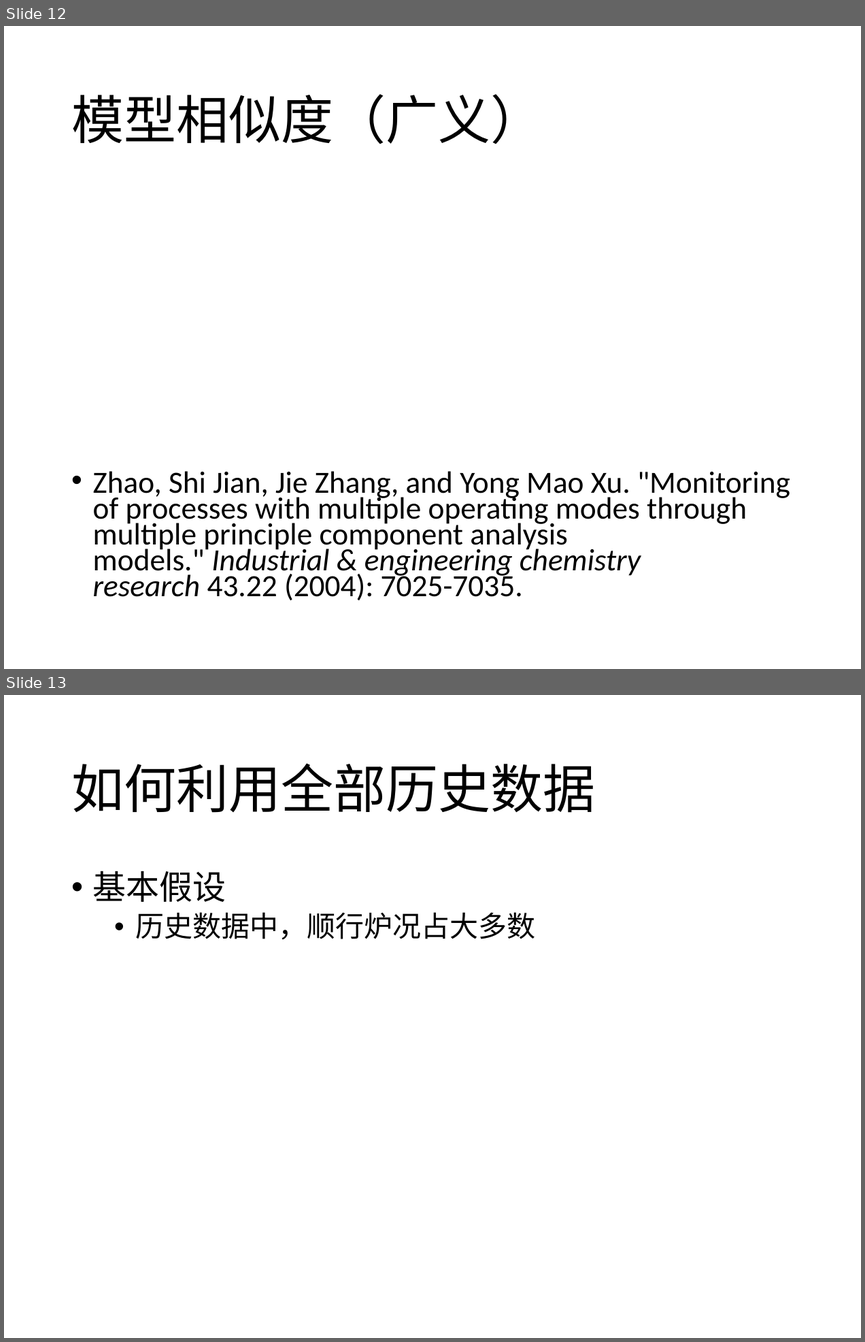
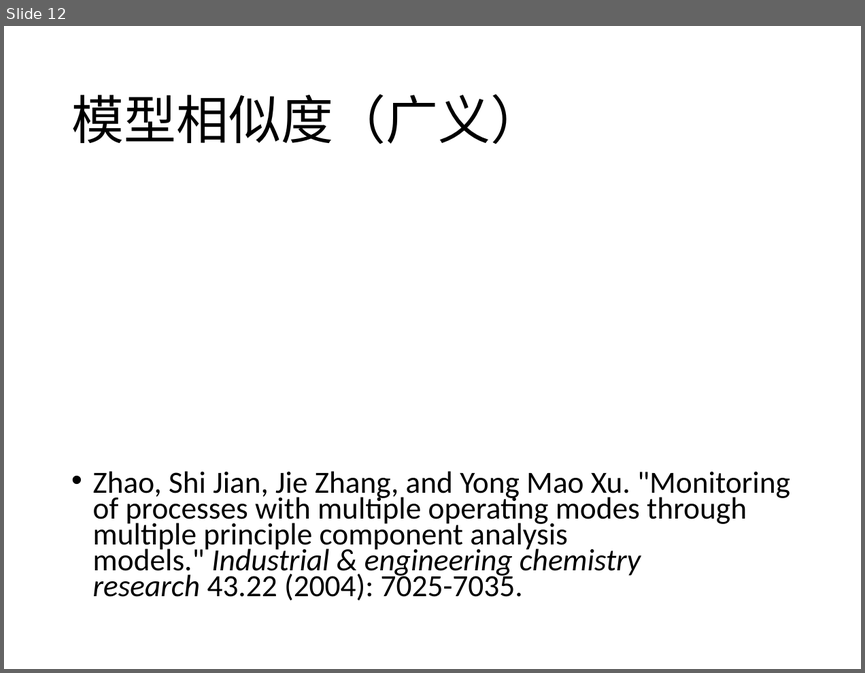
Before and after one commit to prm10/paper, a slide deck: presentation/msi.pptx. Shown one above the other, each under a label of ours: slides 12 and 13 before the commit, slide 12 after it. The pictures are 865x1342 and 865x673 pixels, drawn with LibreOffice and Linux fonts; fonts in the diff are those of the drawing. Boxes give left, top, right and bottom in pixels: in the first picture for what was removed or moved away, otherwise in the second. Text is boxed around its words. In the diff, an @@ line names an element or a change of style, - is before the commit and + after.

```diff
--- a/presentation/msi.pptx
+++ b/presentation/msi.pptx
@@ slide 13 removed at <box>4,695,861,1338</box>, background #FFFFFF @@
@@ title removed at <box>71,763,595,813</box> @@
-如何利用全部历史数据
@@ text removed at <box>93,870,536,940</box> @@
-• 基本假设
-  • 历史数据中，顺行炉况占大多数
```
Also in this commit, not shown: 4 slides changed, 6 slides added, 1 other slide removed, 1 other file.
